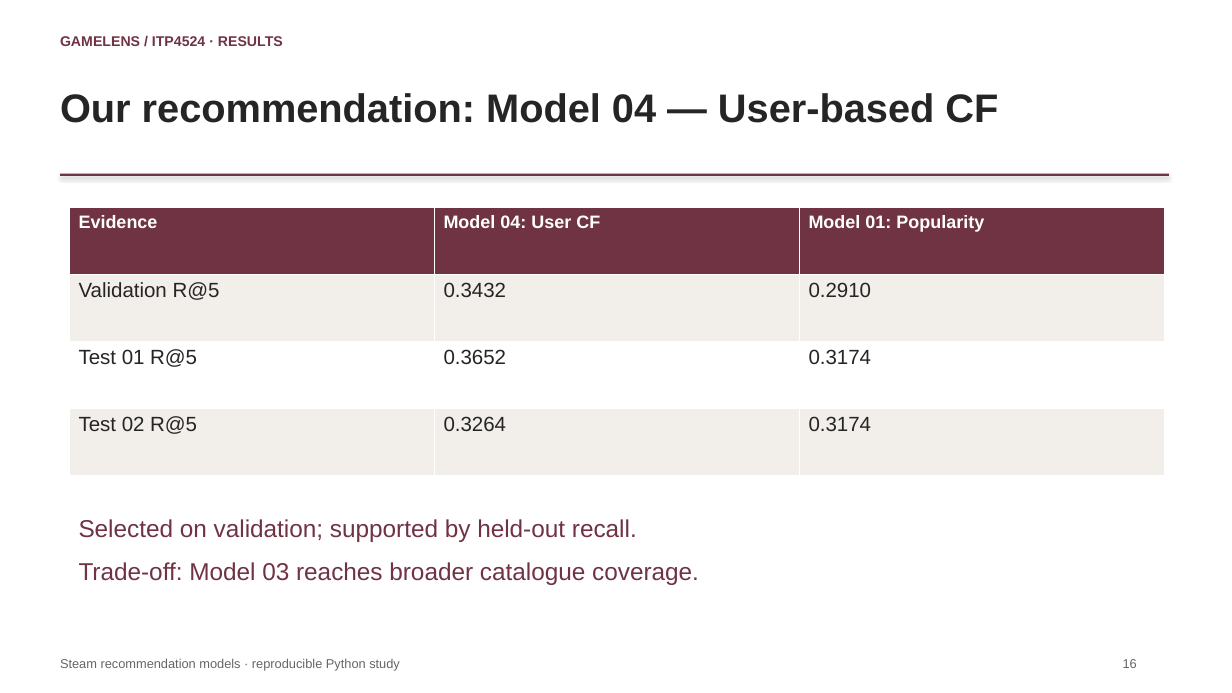
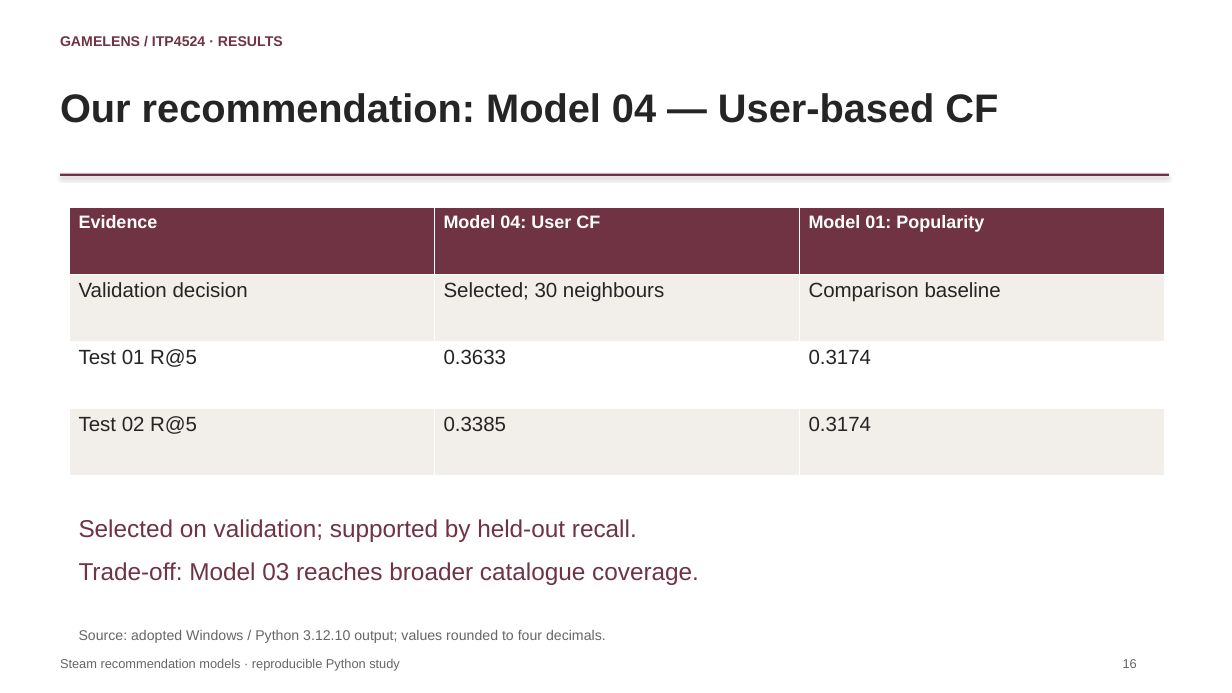
Before and after one commit to CalebChan411/ITP4524GP, a slide deck: slide 16 of part_b/game_recommendation/presentation.pptx. Drawn at 1232x693 pixels with LibreOffice and Linux fonts; fonts in the diff are those of the drawing. Boxes give left, top, right and bottom in pixels: in the first picture for what was removed or moved away, otherwise in the second. Text is boxed around its words. In the diff, an @@ line names an element or a change of style, - is before the commit and + after.

Commit message:
Adopt Windows Python 3.12.10 output as the reporting reference

```diff
--- a/part_b/game_recommendation/presentation.pptx
+++ b/part_b/game_recommendation/presentation.pptx
@@ table at [69,208,1165,476] @@
-row 2: Validation R@5 | 0.3432 | 0.2910
+row 2: Validation decision | Selected; 30 neighbours | Comparison baseline
-row 3, column 2: 0.3652
+row 3, column 2: 0.3633
-row 4, column 2: 0.3264
+row 4, column 2: 0.3385
@@ text added at [79,630,606,643], 11 pt, text #666666 @@
+Source: adopted Windows / Python 3.12.10 output; values rounded to four decimals.
```
Also in this commit, not shown: 3 other slides changed, 8 other files.
